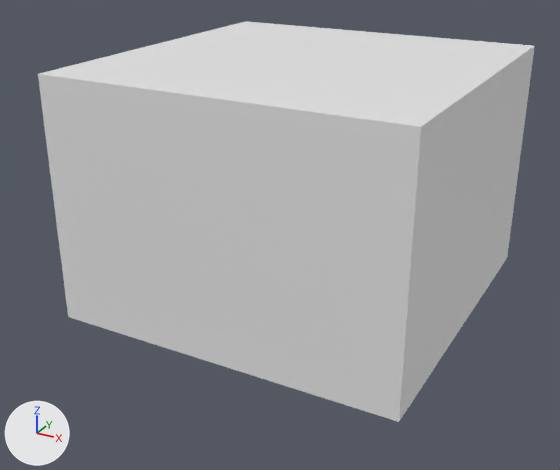
What one commit did to the FBX model Bard/Assets/Game/Models/kule/küp2.fbx.
The view is the same before and after, from a 50 mm camera at (9.72, -19.23, 15.75) aimed at (-0.34, -0.94, 6.61). The lights are fixed; the arrows at lower left show +X, +Y and +Z. Where no turn or scale is listed for an object, it has been applied to the vertices.

The scene before the commit, as lines of its bpy script (objects in view):
```python
me_cube_001 = bpy.data.meshes.new('Cube.001')
me_cube_001.from_pydata(...)  # a box spanning x -5.04..5.04, y -5.04..5.04, z -3.5..3.5
me_cube_001.materials.append(mat_material_001)  # white #e7e7e7
ob_cube = bpy.data.objects.new('Cube', me_cube_001)
ob_cube.location = (0.0, 0.0, 8.11)
```
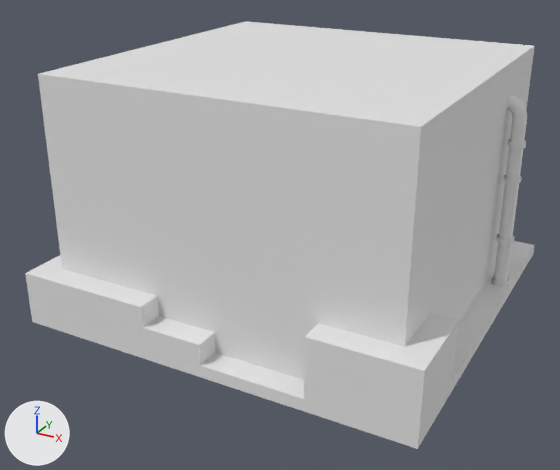
The newer file is also turned or shifted as a whole; pictures and numbers use the older file's frame.

Location of each change, [x1, y1, x2, y2] in pixels of the pictures (560 x 470 px):
'Cube.001', added: after [25, 241, 534, 449]
'Cylinder.001', added: after [491, 94, 527, 286]

The change in detail:
Material 'Material.002' (mat_material_002) is new.
Its base color is (0.8, 0.8, 0.8) (white #e7e7e7).
Mesh me_cube_003 is new.
It has 68 vertices, 66 faces and spans x -5.74..5.74, y -5.74..5.74, z -0.18..1.85.
It uses material mat_material_001 (white #e7e7e7).
Mesh me_cylinder_001 is new.
It has 972 vertices, 942 faces and spans x -0.45..0.27, y -0.26..0.26, z -2.33..3.44.
It uses material mat_material_002 (white #e7e7e7).
Object 'Cube.001' (ob_cube_001) is new; it shows me_cube_003.
Its location is (0.0, 0.0, 4.79).
Object 'Cylinder.001' (ob_cylinder_001) is new; it shows me_cylinder_001.
Its location is (5.41, 2.43, 7.26).
